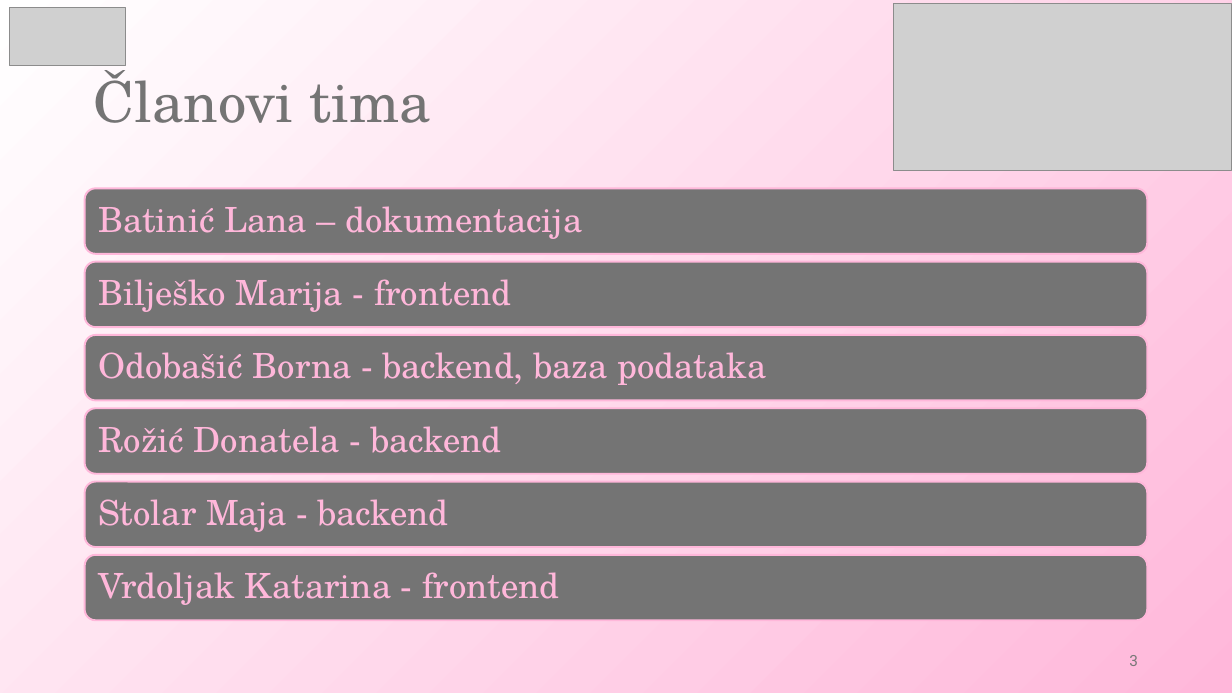
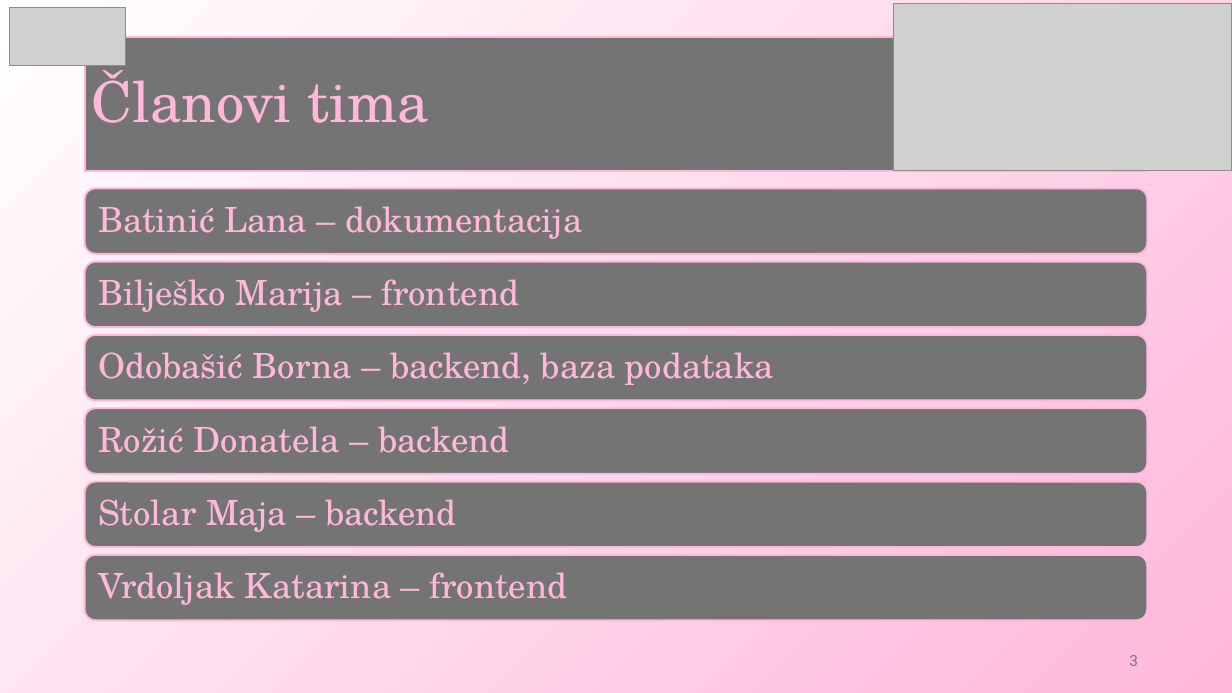
Before and after one commit to bornaodobasic/eduhub, a slide deck: slide 3 of Dokumentacija/PROINZ_TG09.3_EduHub.pptx. Drawn at 1232x693 pixels with LibreOffice and Linux fonts; fonts in the diff are those of the drawing; grey boxes stand for pictures. Boxes give left, top, right and bottom in pixels: in the first picture for what was removed or moved away, otherwise in the second. Text is boxed around its words. In the diff, an @@ line names an element or a change of style, - is before the commit and + after.

```diff
--- a/Dokumentacija/PROINZ_TG09.3_EduHub.pptx
+++ b/Dokumentacija/PROINZ_TG09.3_EduHub.pptx
@@ title "Članovi tima": place and size @@
-title "Članovi tima" at [94, 70, 430, 123]
+title "Članovi tima" at [85, 37, 1148, 171]
@@ title "Članovi tima" at [85, 37, 1148, 171]: text colour #747474 to #FFB7DA; fill none to #747474; outline none to #FFB7DA 1.5 pt @@
@@ text at [98, 279, 519, 312]: text changed @@
-Bilješko Marija - frontend
+Bilješko Marija – frontend
@@ text at [98, 352, 774, 385]: text changed @@
-Odobašić Borna - backend, baza podataka
+Odobašić Borna – backend, baza podataka
@@ text at [98, 426, 509, 453]: text changed @@
-Rožić Donatela - backend
+Rožić Donatela – backend
@@ text at [98, 499, 456, 532]: text changed @@
-Stolar Maja - backend
+Stolar Maja – backend
@@ text at [98, 572, 568, 605]: text changed @@
-Vrdoljak Katarina - frontend
+Vrdoljak Katarina – frontend
```
Also in this commit, not shown: 11 other slides changed.
